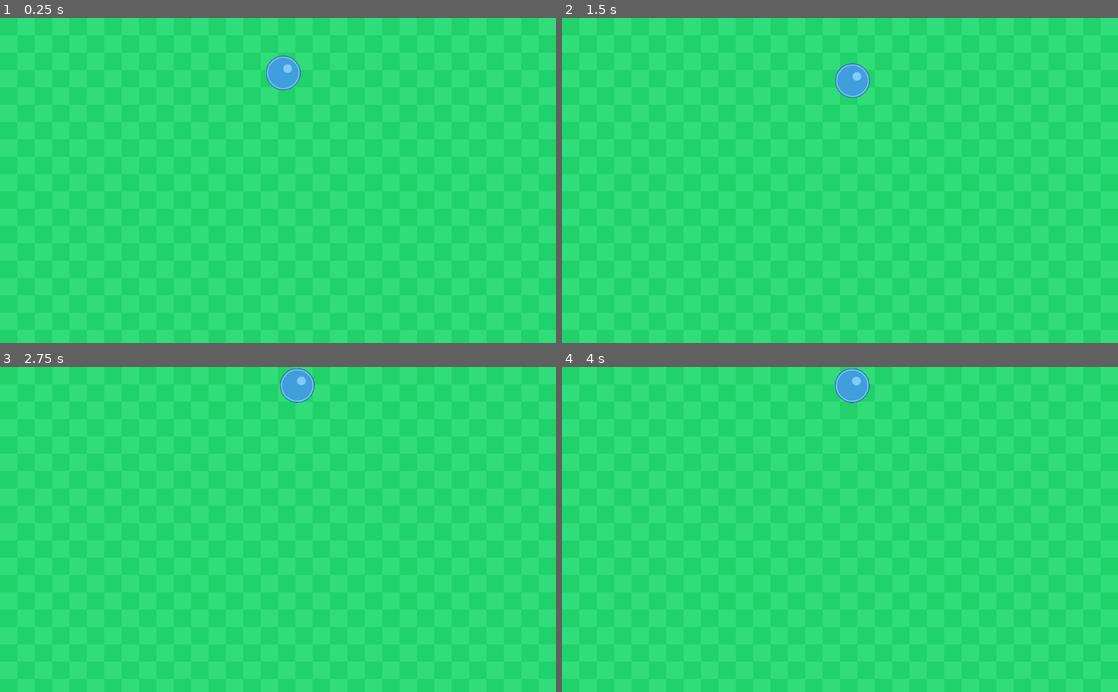
Above: before the commit, frames 1-4 (two rows, left to right).
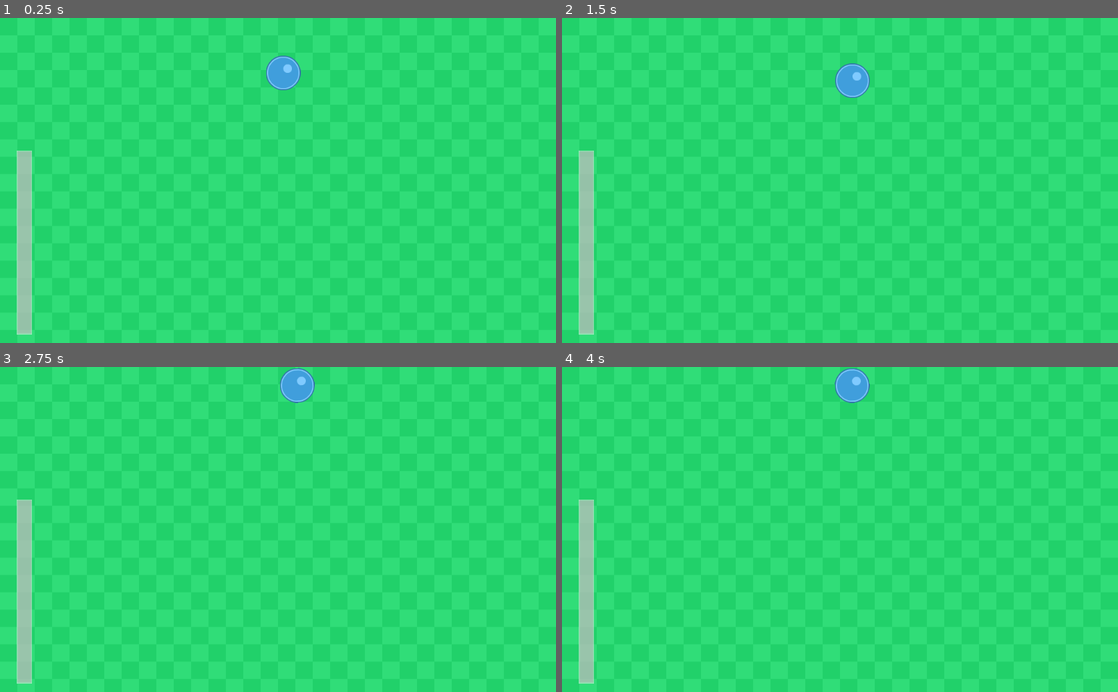
Above: after the commit, the same moments.

Repository: bryandissanayaka/nea-project
Game: Godot game, scene res://Scenes/TestLevel.tscn
Two runs of this game, one before a commit and one after it. Both use one fixed random seed, a clock stepped at 60 frames per second and the inputs below.
Inputs (mouse positions are in pixels of both pictures, inside the frame that each line leads up to):
- Up to frame 1 (0.25 s): no input
- Up to frame 2 (1.5 s): move the mouse to (962, 164) at 0.52 s; hold D (push_right) 0.53-1.28 s; tap F (freeze_ball) at 0.6, 1.35 s; click (962, 164) at 0.67 s; tap Enter at 1.25 s; move the mouse to (728, 196) at 1.27 s; hold G (reverse_gravity) from 1.28 s (still down); click (728, 196) at 1.42 s
- Up to frame 3 (2.75 s): move the mouse to (333, 458) at 2.02 s; release G (reverse_gravity) at 2.03 s; hold D (push_right) from 2.03 s (still down); tap F (freeze_ball) at 2.1 s; click (333, 458) at 2.17 s
- Up to frame 4 (4 s): tap Space at 2.75 s; move the mouse to (812, 594) at 2.77 s; tap F (freeze_ball) at 2.85, 3.6 s; click (812, 594) at 2.92 s; tap Enter at 3.5 s; move the mouse to (1006, 578) at 3.52 s; release D (push_right) at 3.53 s; hold A (push_left) from 3.53 s (still down); click (1006, 578) at 3.67 s

The runs differ from the first frame. In frame 1, 1.6% of the frame differs, in the area x 3-6%, y 40-98%; in frame 2, 1.6%; in frame 3, 1.6%; in frame 4, 1.6%.

Commit message:
yo

Diff:
--- a/Junk/Scenes/DrawTool.gd
+++ b/Junk/Scenes/DrawTool.gd
@@ -10,14 +10,35 @@
 var line_rotation : float = 0
 var line_midpoint = Vector2.ZERO
 const LINE_PIXEL_WIDTH = 1
-
 # export keyword exposes the variable in the inspector tab. it can be assigned directly in the field in the editor
 export (PackedScene) var line_scene
+
+#slider variables
+var max_ink = 1600
+var current_ink
+onready var bar = get_node("ProgressBar")
+var min_line_length = 10
+
+func _ready():
+	current_ink = max_ink
+	bar.max_value = max_ink
+	bar.value = current_ink
+
+func _use_ink(var amount):
+	if(amount < min_line_length): return false
+	var remaining_ink = current_ink - amount
+	if(remaining_ink >= min_line_length):
+		current_ink = remaining_ink
+		bar.value = current_ink
+		return true
+	else:
+		return false
 
 func _draw_line():
 	line_vector = end_position - start_position
 #	print("start pos: ", start_position , " ~ end position: ", end_position , " ~ line vec: ", line_vector)
 	line_length = line_vector.length()
+	if not _use_ink(line_length): return #check if there is enough ink to draw the line
 	line_rotation = atan2(line_vector.y, line_vector.x) * RAD_TO_DEGREES
 	line_midpoint = Vector2(line_vector.x / 2, line_vector.y / 2)
 	var line = line_scene.instance()
@@ -25,17 +46,10 @@
 	line.global_position = start_position + line_midpoint
 	line.scale(line_length / LINE_PIXEL_WIDTH)
 	line.rotate(line_rotation)
-	line.validate()
+	print(current_ink)
 
 
-#func _set_points():
-#	var line = line_scene.instance()
-#	add_child(line)
-#	line.set_points(start_position, end_position)
-#	pass
-
-
-func process_input(event):
+func _input(event):
 	if event is InputEventMouseButton:
 		if event.button_index == BUTTON_LEFT:
 			if event.pressed: #left click pressed
@@ -43,22 +57,4 @@
 			else: #left click released
 				end_position = event.global_position
 				_draw_line()
-				#_set_points()
 	pass
-
-func _input(event):
-#	if event is InputEventMouseButton:
-#		is_drawing = not is_drawing
-#		if(is_drawing):
-#			start_position = event.global_position
-#			#_draw_line()
-#		else : #when releasing mouse button
-#			_draw_line()
-
-#	elif (event is InputEventMouseMotion) and (is_drawing):
-#		end_position = event.global_position
-
-	process_input(event)
-
-
-	pass
--- a/Junk/Scenes/DrawTool.tscn
+++ b/Junk/Scenes/DrawTool.tscn
@@ -1,9 +1,24 @@
-[gd_scene load_steps=3 format=2]
+[gd_scene load_steps=4 format=2]
 
 [ext_resource path="res://Scenes/DrawTool.gd" type="Script" id=1]
 [ext_resource path="res://Scenes/StaticLine.tscn" type="PackedScene" id=2]
+[ext_resource path="res://Themes/bar.tres" type="Theme" id=3]
 
 [node name="DrawTool" type="Node2D"]
 position = Vector2( 1, 0 )
 script = ExtResource( 1 )
 line_scene = ExtResource( 2 )
+
+[node name="ProgressBar" type="ProgressBar" parent="."]
+modulate = Color( 1, 1, 1, 0.498039 )
+margin_left = 30.5386
+margin_top = 583.542
+margin_right = 369.539
+margin_bottom = 611.542
+grow_vertical = 0
+rect_rotation = -90.0
+theme = ExtResource( 3 )
+percent_visible = false
+__meta__ = {
+"_edit_use_anchors_": false
+}
--- a/Junk/Scenes/StaticLine.gd
+++ b/Junk/Scenes/StaticLine.gd
@@ -1,26 +1,9 @@
 extends StaticBody2D
 
-onready var area = get_node("Area2D")
-onready var sprite = get_node("Sprite")
-onready var physics_area = get_node("CollisionShape2D")
-export (PackedScene) var player_scene
-var player_node
-
-func _ready():
-	sprite.set_process(false)
-	physics_area.set_process(false)
-	pass
+var mouse_in_area = false
 
 func scale(var size):
 	scale.x = size
-
-func validate(): #checks if it overlaps other collision objects before enabling sprite and collision
-	var a = area.get_overlapping_bodies()
-	if a.empty():
-		Debug.Log1("")
-		sprite.set_process(true)
-		physics_area.set_process(true)
-	pass
 
 
 func rotate(var a_rotation):
@@ -28,3 +11,21 @@
 
 func get_pixel_width():
 	pass
+
+
+func _on_Body_input_event(viewport, event, shape_idx):
+	if(mouse_in_area):
+		if event is InputEventMouseButton:
+			if event.button_index == BUTTON_RIGHT:
+				if event.pressed:
+					queue_free()
+
+
+func _on_Body_mouse_entered():
+	mouse_in_area = true
+	print(mouse_in_area)
+
+
+func _on_Body_mouse_exited():
+	mouse_in_area = false
+	print(mouse_in_area)
--- a/Junk/Scenes/StaticLine.tscn
+++ b/Junk/Scenes/StaticLine.tscn
@@ -1,27 +1,26 @@
-[gd_scene load_steps=6 format=2]
+[gd_scene load_steps=5 format=2]
 
 [ext_resource path="res://1px square.png" type="Texture" id=1]
 [ext_resource path="res://Scenes/StaticLine.gd" type="Script" id=2]
-[ext_resource path="res://Scenes/Ball.tscn" type="PackedScene" id=3]
 
-[sub_resource type="RectangleShape2D" id=1]
-extents = Vector2( 0.503819, 5.00629 )
+[sub_resource type="PhysicsMaterial" id=1]
+bounce = 1.0
 
-[sub_resource type="RectangleShape2D" id=2]
+[sub_resource type="RectangleShape2D" id=3]
 extents = Vector2( 0.504381, 4.99543 )
 
 [node name="Body" type="StaticBody2D"]
+input_pickable = true
+physics_material_override = SubResource( 1 )
 script = ExtResource( 2 )
-player_scene = ExtResource( 3 )
-
-[node name="Area2D" type="Area2D" parent="."]
-
-[node name="CollisionShape2D" type="CollisionShape2D" parent="Area2D"]
-shape = SubResource( 1 )
 
 [node name="Sprite" type="Sprite" parent="."]
 scale = Vector2( 1, 10 )
 texture = ExtResource( 1 )
 
 [node name="CollisionShape2D" type="CollisionShape2D" parent="."]
-shape = SubResource( 2 )
+shape = SubResource( 3 )
+
+[connection signal="input_event" from="." to="." method="_on_Body_input_event"]
+[connection signal="mouse_entered" from="." to="." method="_on_Body_mouse_entered"]
+[connection signal="mouse_exited" from="." to="." method="_on_Body_mouse_exited"]
--- /dev/null
+++ b/Junk/Themes/bar.tres
@@ -0,0 +1,11 @@
+[gd_resource type="Theme" load_steps=2 format=2]
+
+[sub_resource type="StyleBoxFlat" id=1]
+bg_color = Color( 1, 1, 1, 1 )
+
+[resource]
+ProgressBar/colors/font_color = Color( 0.94, 0.94, 0.94, 1 )
+ProgressBar/colors/font_color_shadow = Color( 0, 0, 0, 1 )
+ProgressBar/fonts/font = null
+ProgressBar/styles/bg = null
+ProgressBar/styles/fg = SubResource( 1 )
